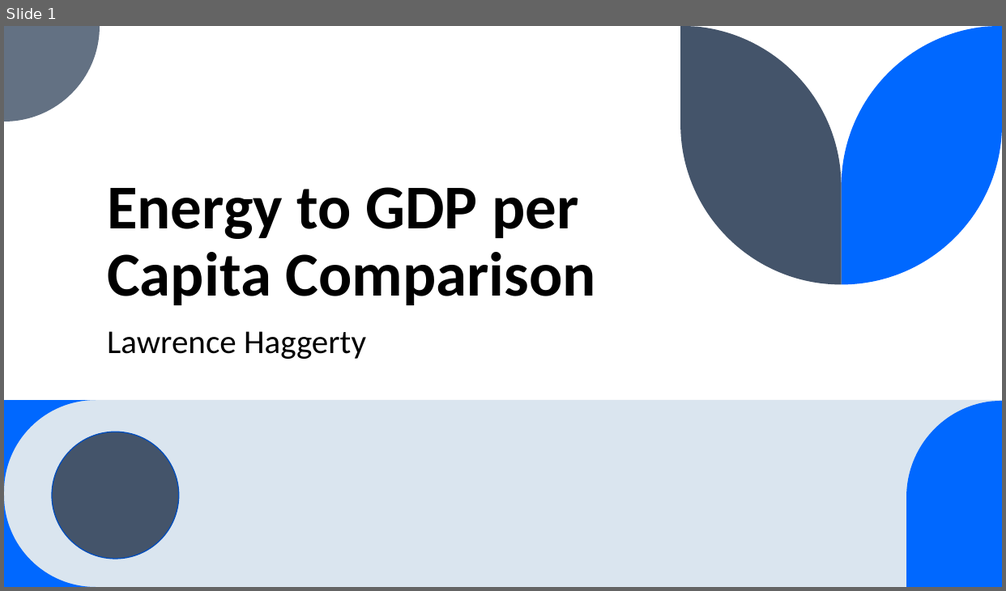
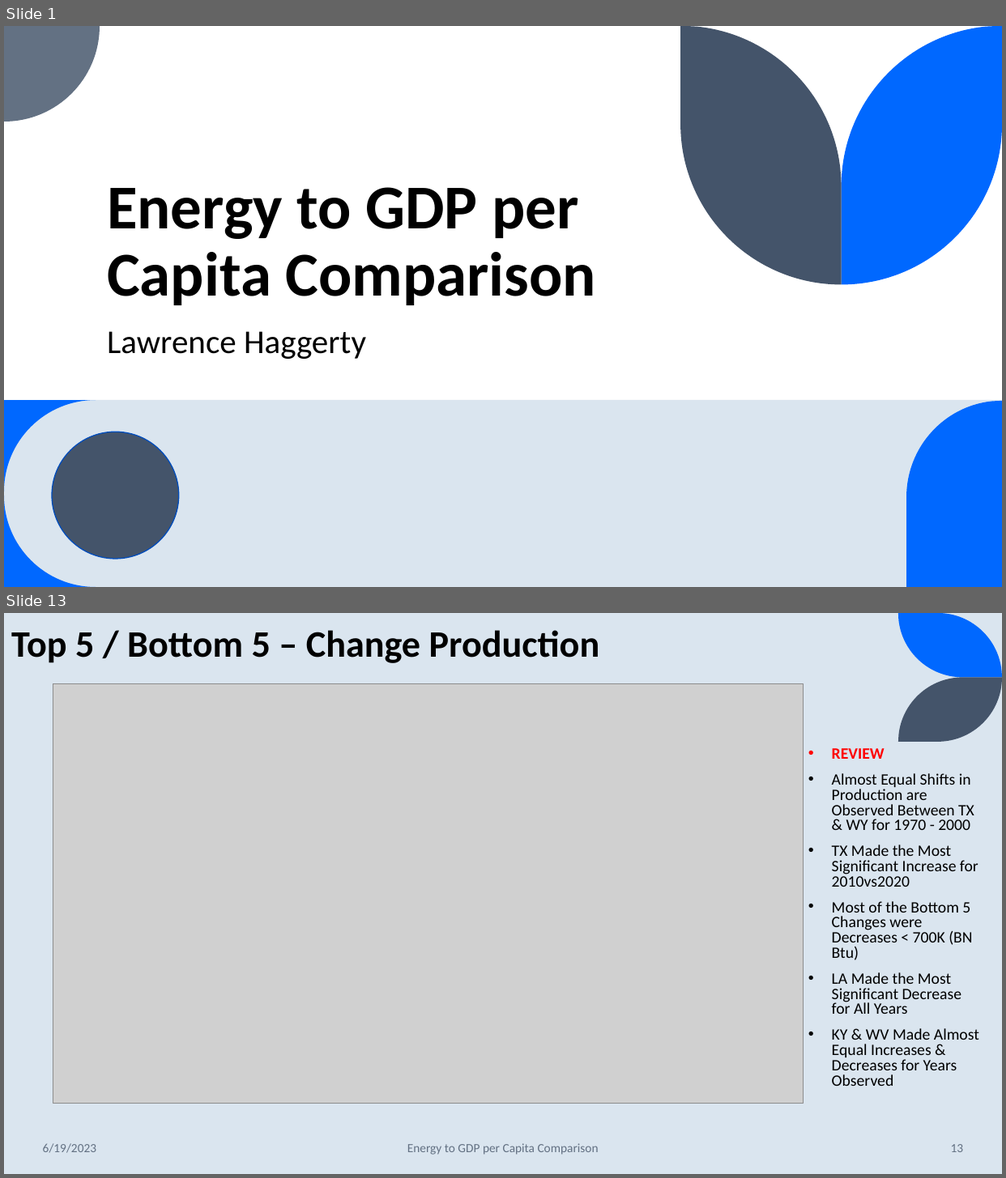
Before and after one commit to lawrence-haggerty/haggerty_energy_gdp_capstone, a slide deck: presentation/haggerty_energy_gdp_1.pptx. Shown one above the other, each under a label of ours: slide 1 before the commit, slides 1 and 13 after it; the slides between them are not shown. The pictures are 1006x591 and 1006x1178 pixels, drawn with LibreOffice and Linux fonts; fonts in the diff are those of the drawing; grey boxes stand for pictures. Boxes give left, top, right and bottom in pixels: in the first picture for what was removed or moved away, otherwise in the second. Text is boxed around its words. In the diff, an @@ line names an element or a change of style, - is before the commit and + after.

```diff
--- a/presentation/haggerty_energy_gdp_1.pptx
+++ b/presentation/haggerty_energy_gdp_1.pptx
@@ slide 13 added at [4, 613, 1002, 1174], background #DAE5EF @@
@@ text added at [11, 630, 600, 663], 36 pt, text #000000, bold @@
+Top 5 / Bottom 5 – Change Production
@@ freeform shape added at [898, 613, 1002, 677], fill #0068FF @@
@@ picture added at [53, 684, 803, 1103] @@
@@ freeform shape added at [898, 677, 1002, 742], fill #44546A @@
@@ text added at [832, 748, 979, 1086], 15.3 pt, text #000000 @@
+• REVIEW
+• Almost Equal Shifts in Production are Observed Between TX & WY for 1970 - 2000
+• TX Made the Most Significant Increase for 2010vs2020
+• Most of the Bottom 5 Changes were Decreases < 700K (BN Btu)
+• LA Made the Most Significant Decrease for All Years
+• KY & WV Made Almost Equal Increases & Decreases for Years Observed
@@ text added at [43, 1144, 96, 1153], 12 pt, text #637183 @@
+6/19/2023
@@ text added at [407, 1144, 599, 1155], 12 pt, text #637183 @@
+Energy to GDP per Capita Comparison
@@ page number added at [951, 1144, 964, 1152], 12 pt, text #637183 @@
+13
```
Also in this commit, not shown: 38 slides changed, 16 other slides added.
